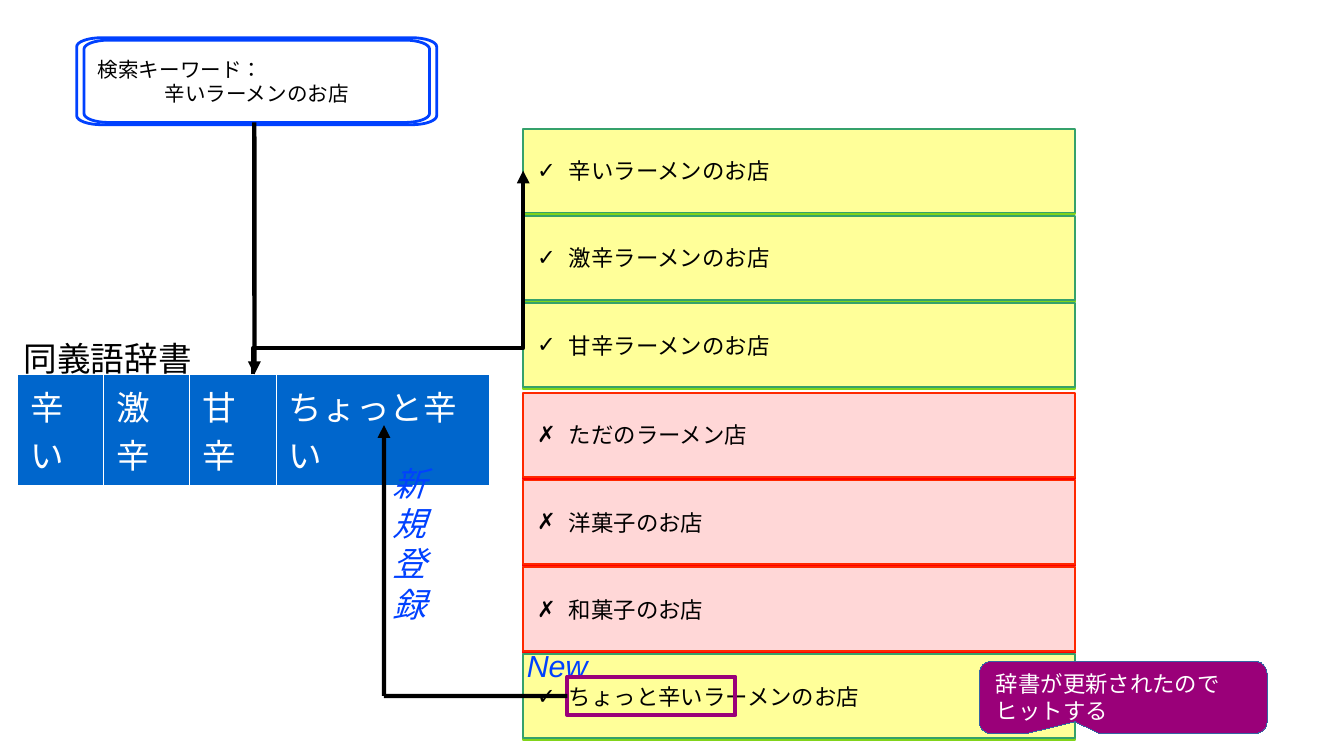
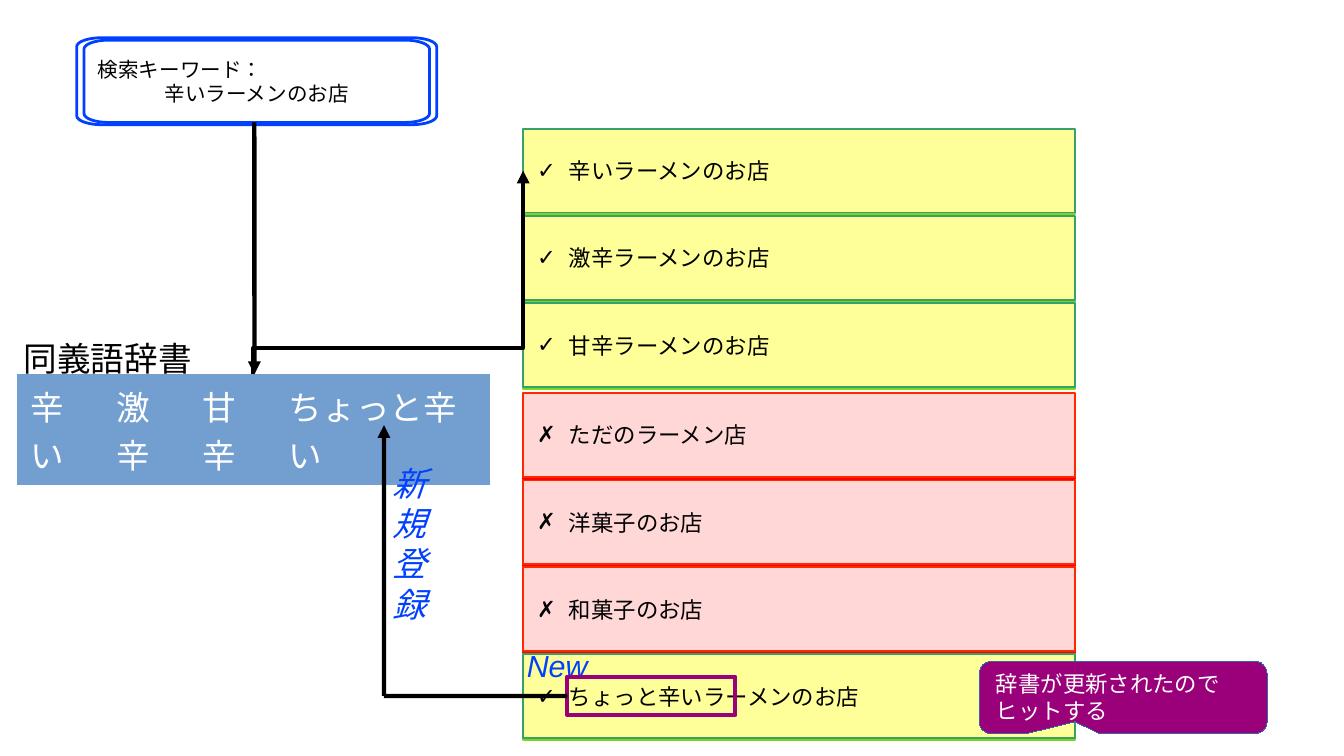
Before and after one commit to komainu8/rabbit-slide-komainu8-postgresql-conference-japan-2025, a slide deck: slide 4 of images.odp. Drawn at 1344x756 pixels with LibreOffice and Linux fonts; fonts in the diff are those of the drawing. Boxes give left, top, right and bottom in pixels: in the first picture for what was removed or moved away, otherwise in the second. Text is boxed around its words. In the diff, an @@ line names an element or a change of style, - is before the commit and + after.

```diff
--- a/images.odp
+++ b/images.odp
@@ table at (17, 375, 489, 475) @@
@@ fill #0066CC to #729FCF in row 1 @@
@@ borders changed @@
```
Also in this commit, not shown: 6 other slides changed, 5 slides added, 1 slide removed.
